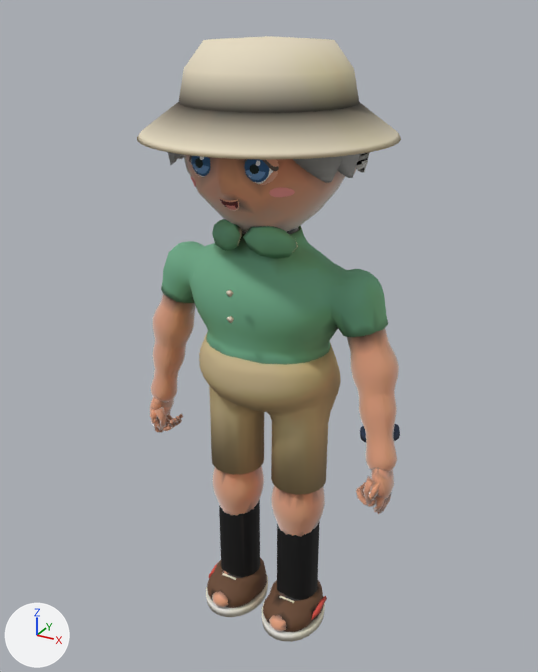
The glTF model models/villager-au-grandpa.glb, before and after one commit.
Both versions are drawn from a 50 mm lens placed at (0.869, -1.575, 1.678), pointed at (-0.011, 0.025, 0.878). The lights are fixed; the arrows at lower left show +X, +Y and +Z. The picture after the commit comes second. Vertices at exactly the same position are counted once.
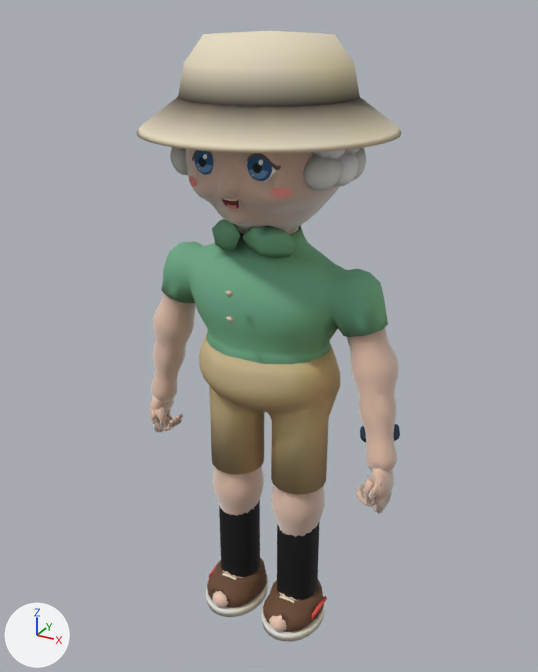
Changed parts and their boxes [x1, y1, x2, y2] in the pictures (538 x 672 px; the box of a moved part takes in the faces that stretch with it):
'Mesh_2', reshaped
    before: [150, 155, 399, 632]
    after: [150, 149, 399, 632]
'Mesh_6', reshaped
    before: [137, 36, 401, 160]
    after: [136, 31, 401, 153]
'Mesh_4', reshaped (41% taller)
    before: [168, 152, 370, 183]
    after: [170, 147, 366, 191]
part 1 of me_mesh_2, moved or reshaped
    before: [150, 155, 399, 631]
    after: [151, 149, 399, 631]
part 2 of me_mesh_2, recoloured
    both: [150, 228, 399, 631]
part 4 of me_mesh_6, moved or reshaped
    before: [137, 102, 401, 160]
    after: [136, 97, 401, 153]
part 5 of me_mesh_6, moved or reshaped
    before: [178, 36, 360, 113]
    after: [178, 31, 360, 107]

The edits, one by one:
me_mesh_2 is used by ob_mesh_2; location (0.0, 0.0, 0.0).
me_mesh_2 had 5316 vertices, 10500 faces and spanned x -0.38..0.39, y -0.21..0.2, z 0.0..1.62.
me_mesh_2 now has 5362 vertices, 10600 faces and spans x -0.38..0.39, y -0.21..0.2, z 0.0..1.63.
me_mesh_2 part 1: 236 vertices moved from x -0.35..0.37, y -0.16..0.19, z 0.0..1.59 to x -0.35..0.37, y -0.17..0.18, z 0.0..1.59; 1750 vertices removed from x -0.37..0.39, y -0.21..0.2, z 0.0..1.62; 1796 vertices added at x -0.37..0.39, y -0.21..0.2, z 0.0..1.63.
me_mesh_2 part 2: 1894 kept faces spanning x -0.38..0.39, y -0.19..0.15, z 0.0..1.57 get new vertex colours.
me_mesh_4 is used by ob_mesh_4; location (0.0, 0.0, 0.0).
me_mesh_4 had 910 vertices, 1344 faces and spanned x -0.247..0.248, y -0.175..0.243, z 1.335..1.421.
me_mesh_4 now has 2552 vertices, 5000 faces and spans x -0.234..0.236, y -0.143..0.231, z 1.31..1.458.
me_mesh_4 part 3: 909 vertices removed from x -0.247..0.248, y -0.175..0.243, z 1.335..1.421; 2551 vertices added at x -0.234..0.236, y -0.143..0.231, z 1.31..1.458.
me_mesh_6 is used by ob_mesh_6; location (0.0, 0.0, 0.0).
me_mesh_6 had 297 vertices, 480 faces and spanned x -0.308..0.308, y -0.304..0.312, z 1.405..1.622.
me_mesh_6 now has 297 vertices, 480 faces and spans x -0.308..0.308, y -0.304..0.312, z 1.417..1.633.
me_mesh_6 part 4: the loose piece of 200 vertices spanning x -0.308..0.308, y -0.304..0.312, z 1.405..1.485 is moved by (0.0, 0.0, 0.012).
me_mesh_6 part 5: the loose piece of 97 vertices spanning x -0.209..0.209, y -0.205..0.213, z 1.48..1.622 is moved by (0.0, 0.0, 0.012).
